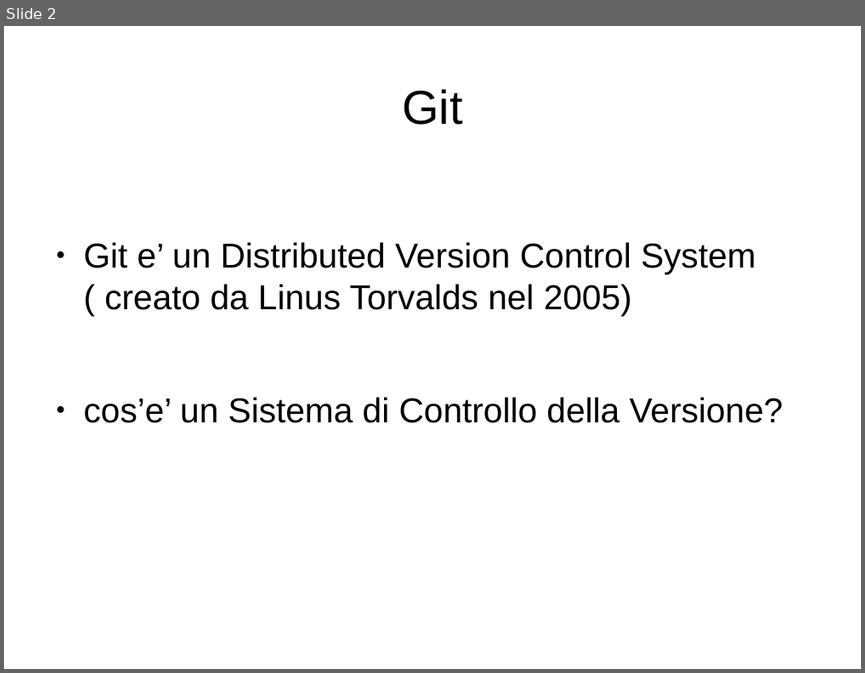
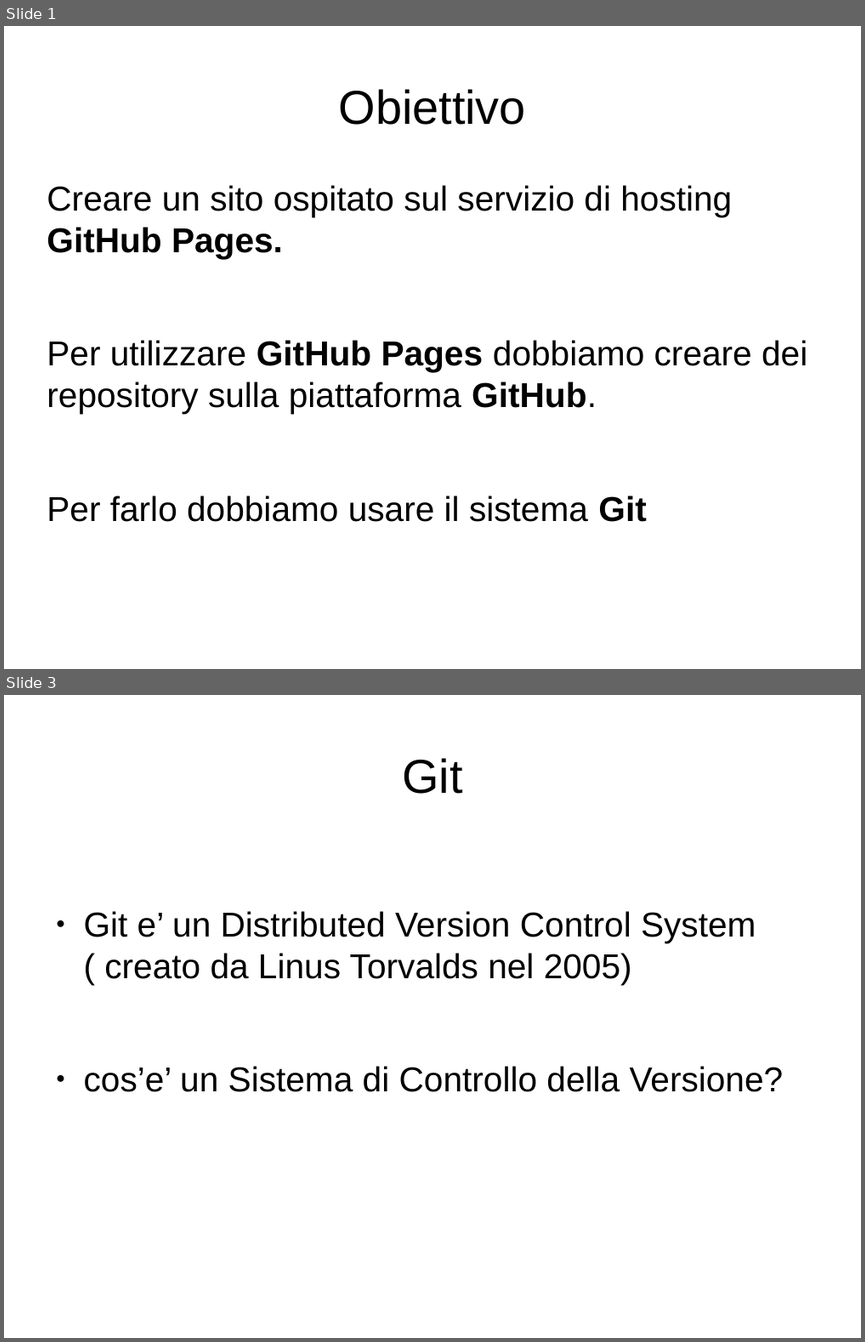
Before and after one commit to lucamariani/corso_diapositive, a slide deck: lez1.odp. Shown one above the other, each under a label of ours: slide 2 before the commit, slides 1 and 3 after it; the slides between them are not shown. The pictures are 865x673 and 865x1342 pixels, drawn with LibreOffice and Linux fonts; fonts in the diff are those of the drawing. Boxes give left, top, right and bottom in pixels: in the first picture for what was removed or moved away, otherwise in the second. Text is boxed around its words. In the diff, an @@ line names an element or a change of style, - is before the commit and + after.

Commit message:
added obiettivo

```diff
--- a/lez1.odp
+++ b/lez1.odp
@@ slide 1 added at (x1=4, y1=26, x2=861, y2=669), background #FFFFFF @@
@@ title added at (x1=339, y1=89, x2=526, y2=125), 44 pt, text #000000 @@
+Obiettivo
@@ text added at (x1=46, y1=185, x2=807, y2=522), 32 pt, text #000000 @@
+Creare un sito ospitato sul servizio di hosting GitHub Pages.
+Per utilizzare GitHub Pages dobbiamo creare dei repository sulla piattaforma GitHub.
+Per farlo dobbiamo usare il sistema Git
@@ what was slide 2 is now slide 3 @@
```
Also in this commit, not shown: 1 slide changed.
